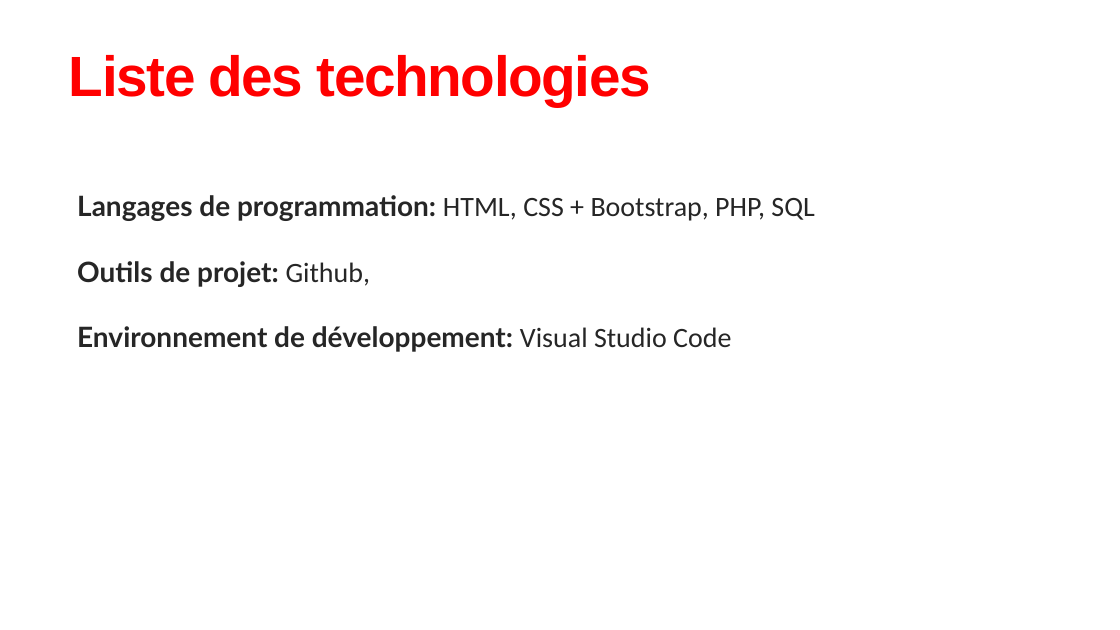
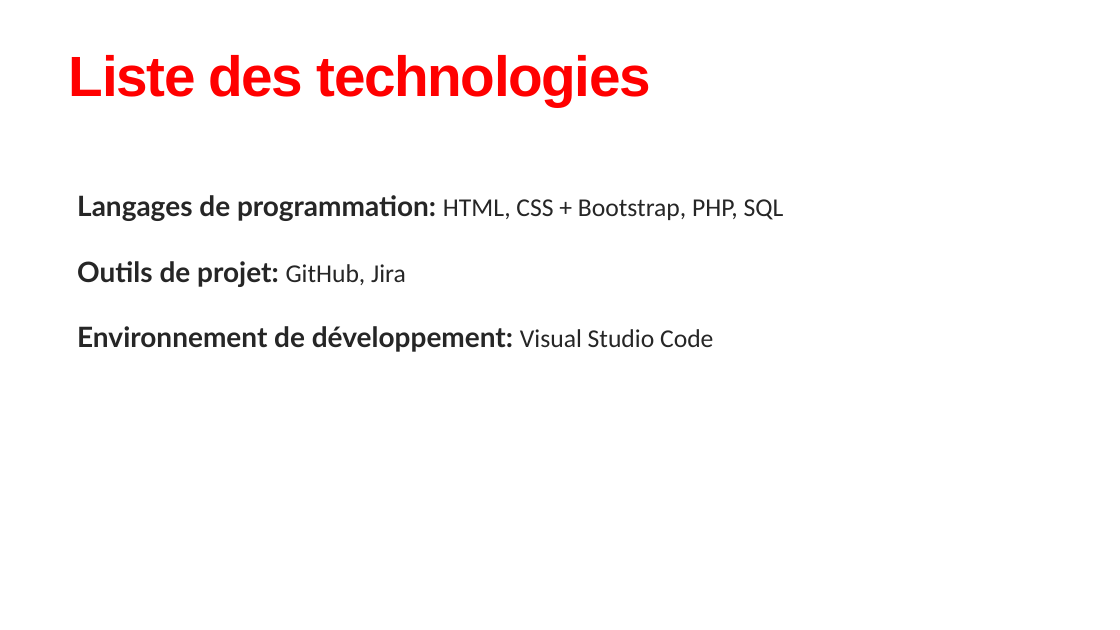
Before and after one commit to stevenfavre/Projet-sur-mandat---FC-Champel, a slide deck: slide 8 of Projet sur mandat - Analyase des besoins.pptx. Drawn at 1120x630 pixels with LibreOffice and Linux fonts; fonts in the diff are those of the drawing. Boxes give left, top, right and bottom in pixels: in the first picture for what was removed or moved away, otherwise in the second. Text is boxed around its words. In the diff, an @@ line names an element or a change of style, - is before the commit and + after.

```diff
--- a/Projet sur mandat - Analyase des besoins.pptx
+++ b/Projet sur mandat - Analyase des besoins.pptx
@@ text at <box>77,195,784,352</box>: size 24 to 22 pt in "HTML, CSS + Bootstrap, PHP, SQL", "Visual Studio Code" @@
@@ text at <box>77,261,406,287</box>: text changed @@
-  Outils de projet: Github,
+  Outils de projet: GitHub, Jira
```
Also in this commit, not shown: 9 other slides changed.
